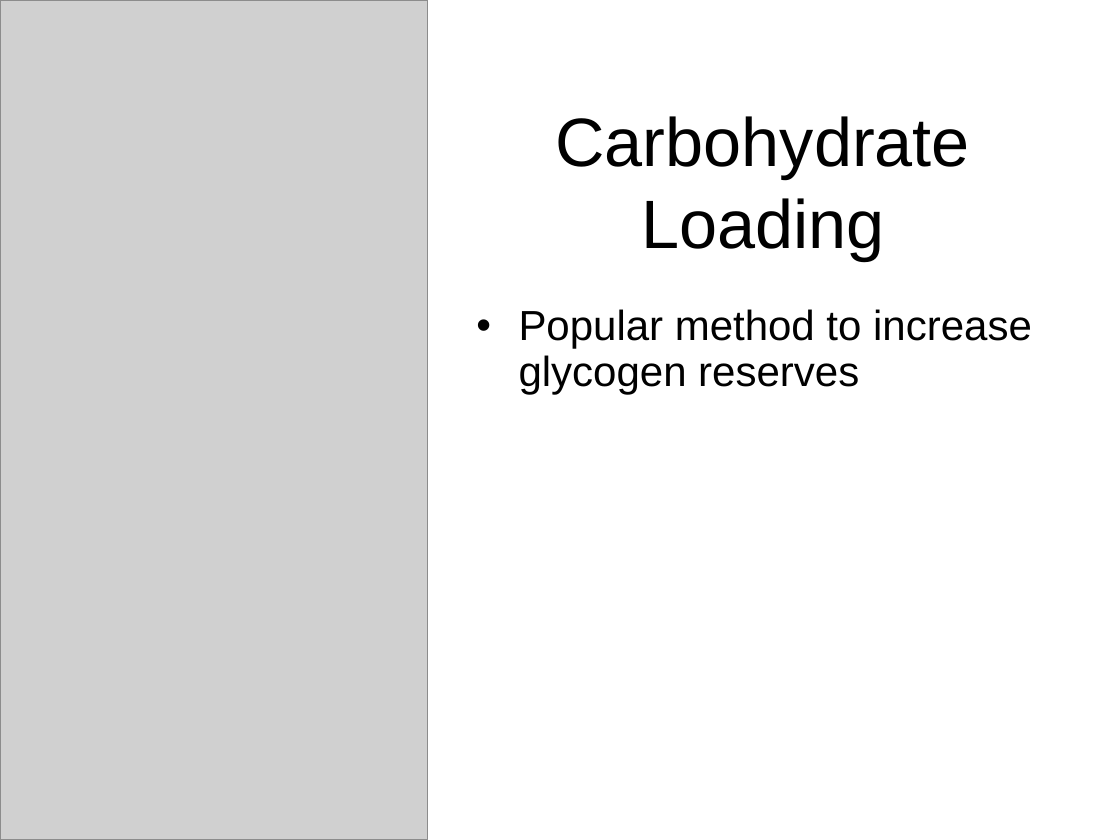
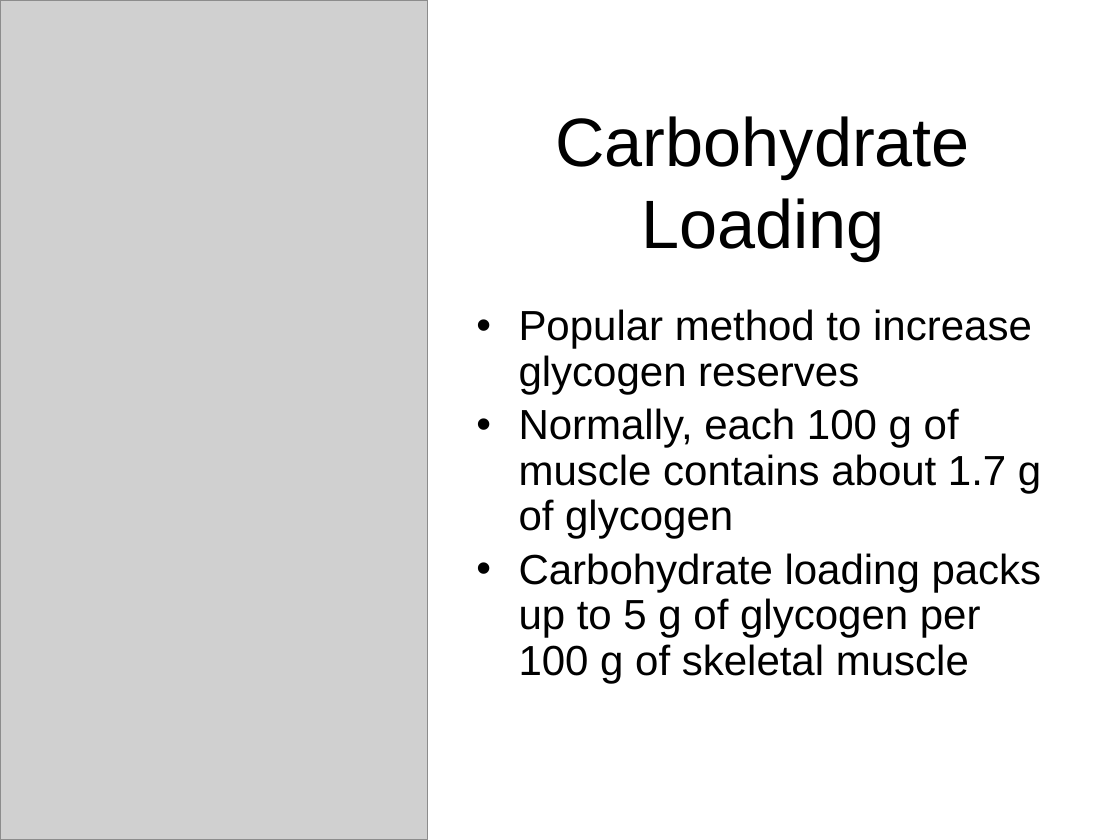
Before and after one commit to Chaos-Actual/1012, a slide deck: slide 3 of lecture notes ergogenic aids part 2 week 11.pptx. Drawn at 1120x840 pixels with LibreOffice and Linux fonts; fonts in the diff are those of the drawing; grey boxes stand for pictures. Boxes give left, top, right and bottom in pixels: in the first picture for what was removed or moved away, otherwise in the second. Text is boxed around its words. In the diff, an @@ line names an element or a change of style, - is before the commit and + after.

```diff
--- a/lecture notes ergogenic aids part 2 week 11.pptx
+++ b/lecture notes ergogenic aids part 2 week 11.pptx
@@ text at [519, 408, 1042, 683]: paragraphs added @@
+• Normally, each 100 g of muscle contains about 1.7 g of glycogen
+• Carbohydrate loading packs up to 5 g of glycogen per 100 g of skeletal muscle
```
Also in this commit, not shown: 18 other slides changed.
